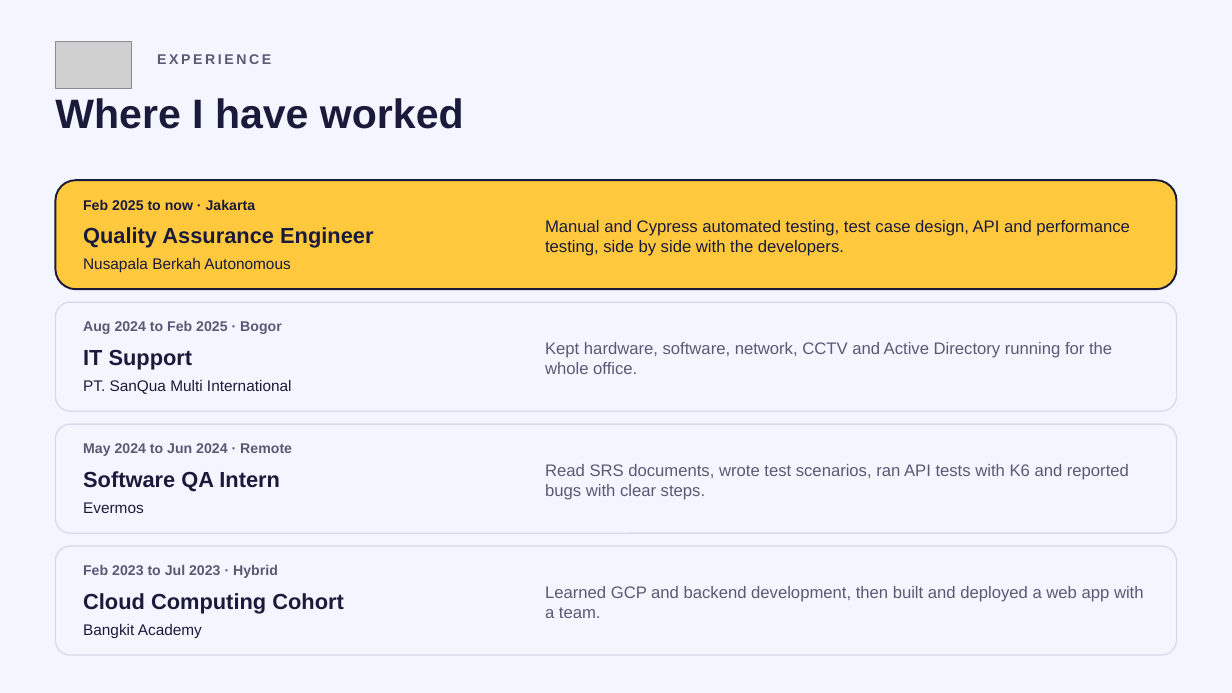
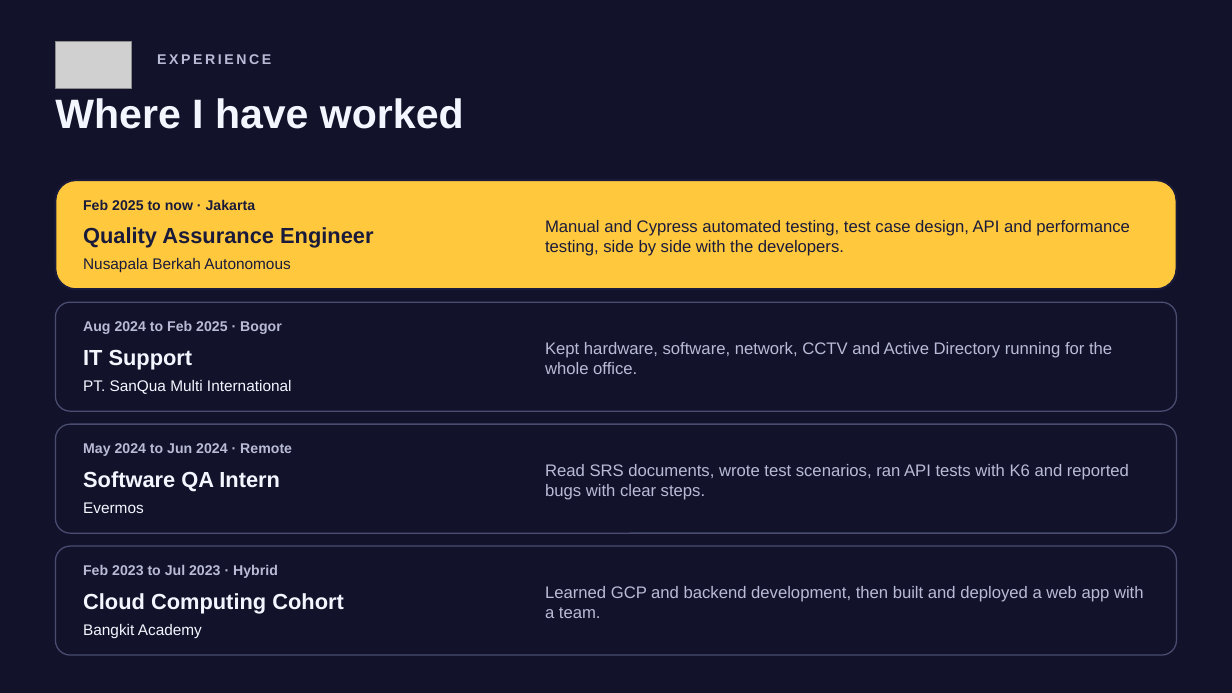
Before and after one commit to HyungMaulss/tegar-portfolio, a slide deck: slide 3 of public/Tegar-Maulana-Resume.pptx. Drawn at 1232x693 pixels with LibreOffice and Linux fonts; fonts in the diff are those of the drawing; grey boxes stand for pictures. Boxes give left, top, right and bottom in pixels: in the first picture for what was removed or moved away, otherwise in the second. Text is boxed around its words. In the diff, an @@ line names an element or a change of style, - is before the commit and + after.

Commit message:
Default to dark theme; resume deck in dark

```diff
--- a/public/Tegar-Maulana-Resume.pptx
+++ b/public/Tegar-Maulana-Resume.pptx
@@ background #F4F6FF to #12132B @@
@@ fill #F4F6FF to #12132B; outline #D7D9EA 1 pt to #4A4C70 1 pt in 3 elements at [55, 302, 1177, 411], [55, 424, 1177, 533], [55, 546, 1177, 655] @@
@@ text colour #585A74 to #B9BBD6 in 7 elements at [157, 54, 271, 64], [83, 321, 282, 334], [545, 342, 1112, 374], [83, 443, 292, 456], [545, 464, 1129, 500], [83, 565, 278, 578], [545, 586, 1144, 618] @@
@@ text colour #1A1B3A to #F4F6FF in 7 elements at [55, 98, 464, 129], [83, 349, 193, 370], [83, 380, 292, 394], [83, 471, 280, 492], [83, 502, 144, 513], [83, 593, 344, 614], [83, 624, 202, 638] @@
```
Also in this commit, not shown: 6 other slides changed, 3 other files.
